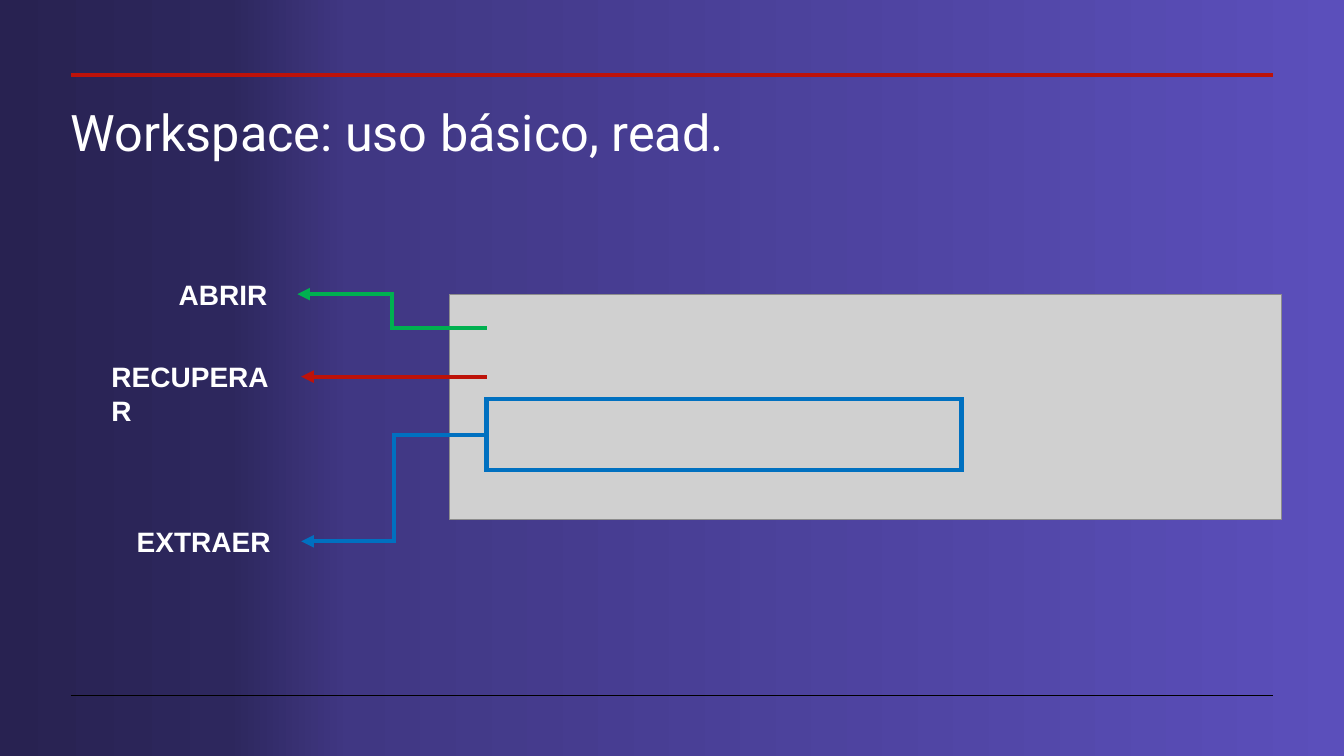
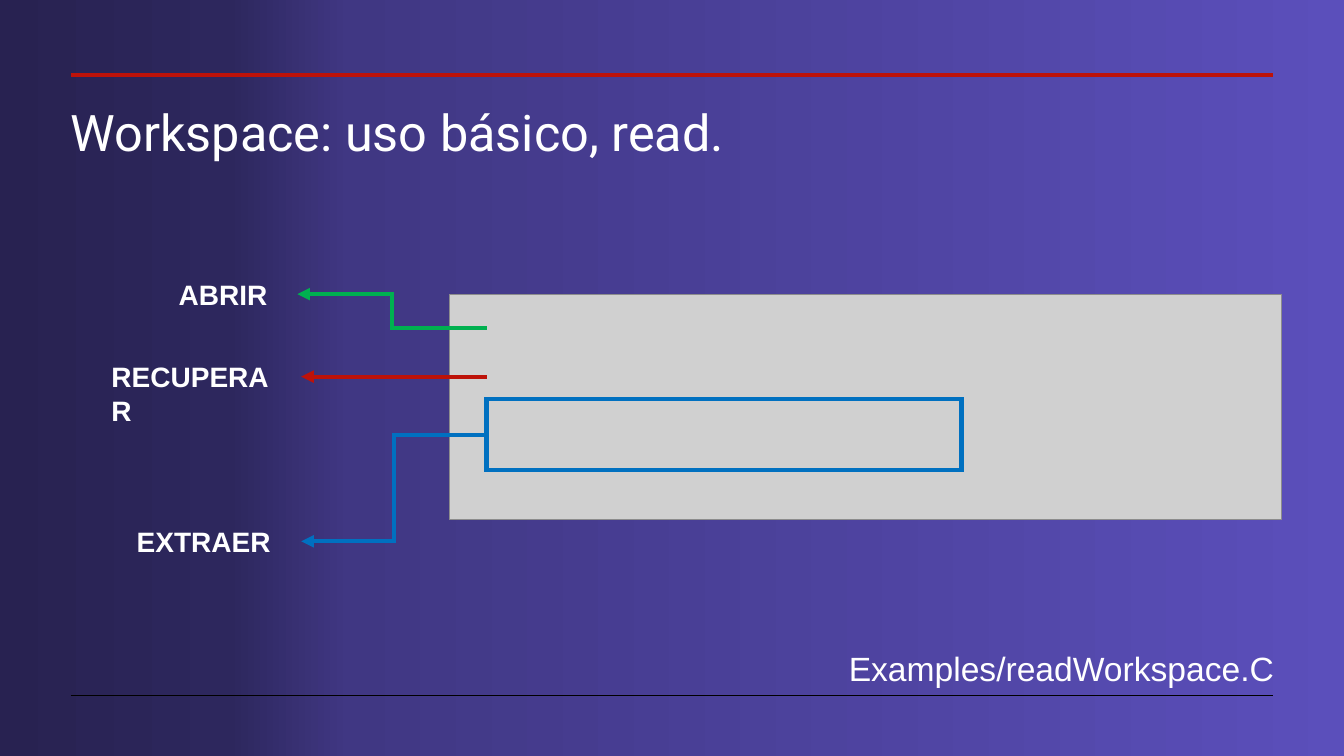
Before and after one commit to cdavidgutierrez/ProyectoFinal_CERN_ROOT, a slide deck: slide 7 of Workspaces en root.pptx (slide 5 before the commit). Drawn at 1344x756 pixels with LibreOffice and Linux fonts; fonts in the diff are those of the drawing; grey boxes stand for pictures. Boxes give left, top, right and bottom in pixels: in the first picture for what was removed or moved away, otherwise in the second. Text is boxed around its words. In the diff, an @@ line names an element or a change of style, - is before the commit and + after.

```diff
--- a/Workspaces en root.pptx
+++ b/Workspaces en root.pptx
@@ text added at bbox=[849, 656, 1274, 688], 24 pt, text #FFFFFF @@
+Examples/readWorkspace.C
```
Also in this commit, not shown: 5 other slides changed, 3 slides added.
